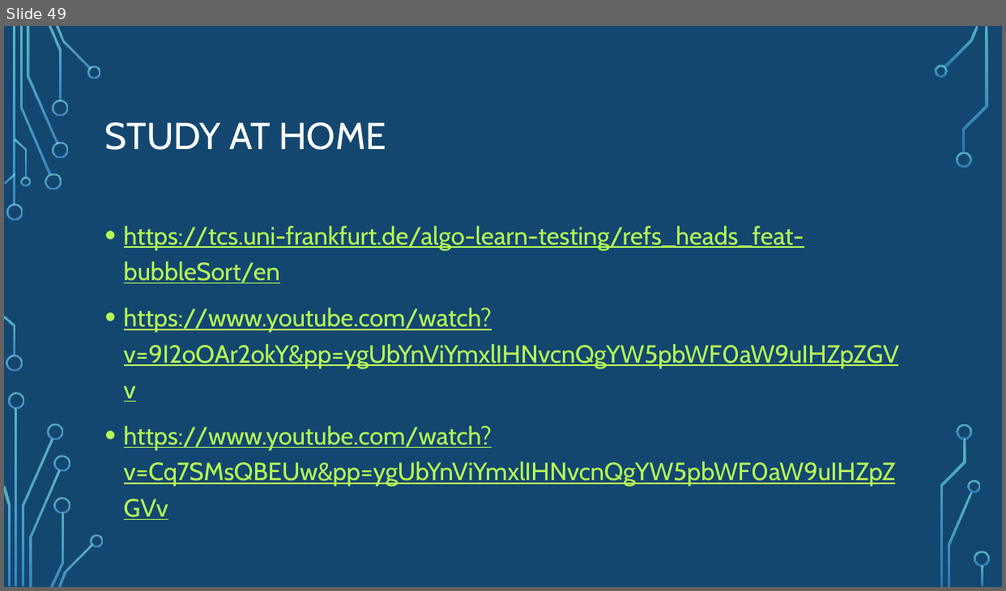
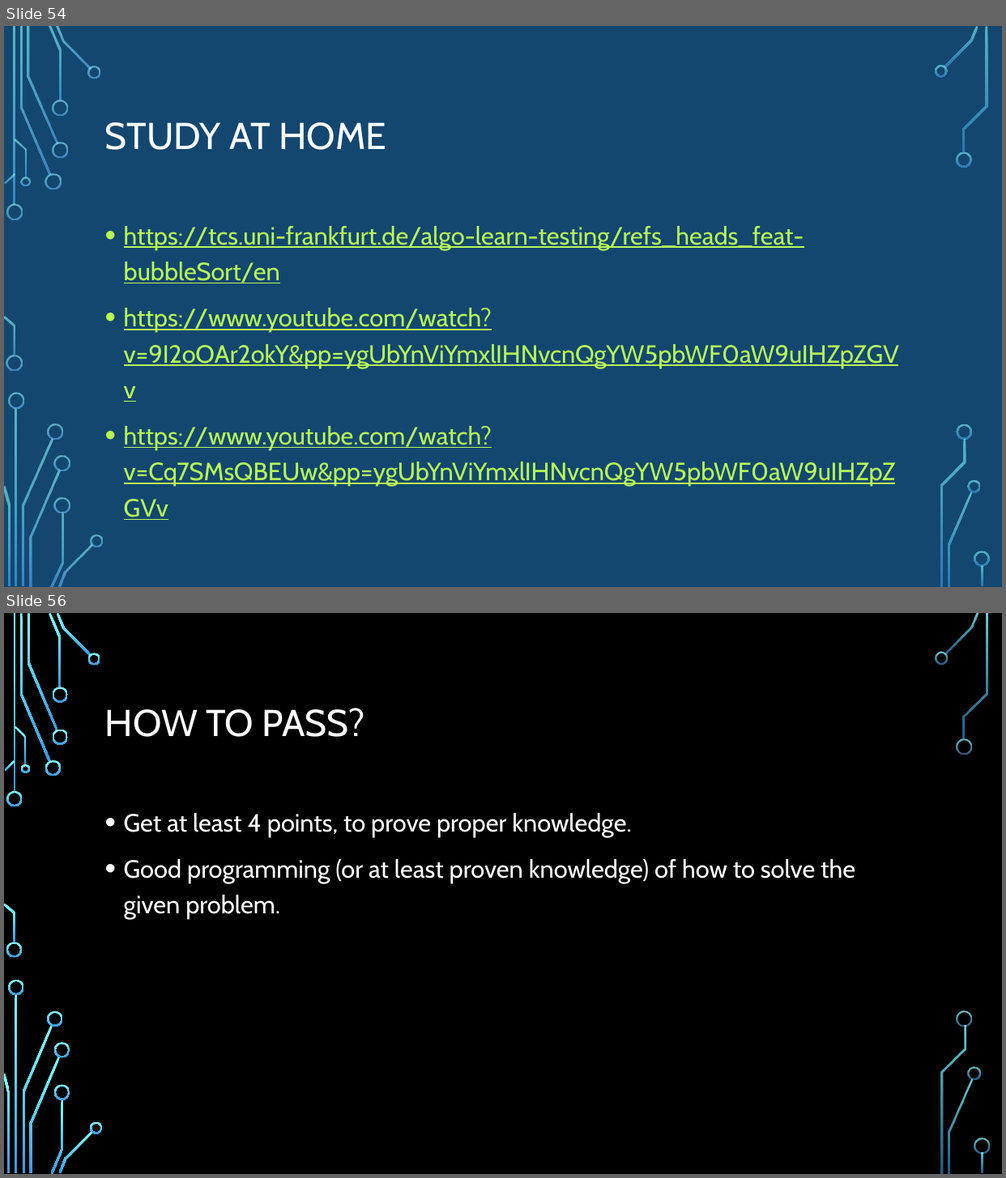
Before and after one commit to Fabianstw/MiniGamesArduino, a slide deck: LearningUnit/Presentation/BubbleSortTheoryWeek1.pptx. Shown one above the other, each under a label of ours: slide 49 before the commit, slides 54 and 56 after it; the slides between them are not shown. The pictures are 1006x591 and 1006x1178 pixels, drawn with LibreOffice and Linux fonts; fonts in the diff are those of the drawing; background and template pictures are left out. Boxes give left, top, right and bottom in pixels: in the first picture for what was removed or moved away, otherwise in the second. Text is boxed around its words. In the diff, an @@ line names an element or a change of style, - is before the commit and + after.

```diff
--- a/LearningUnit/Presentation/BubbleSortTheoryWeek1.pptx
+++ b/LearningUnit/Presentation/BubbleSortTheoryWeek1.pptx
@@ slide 56 added at bbox=[4, 613, 1002, 1174], background picture (left out); not listed: 17 template elements that a slide beside it also shows @@
@@ title added at bbox=[105, 708, 365, 737], 36 pt, text #FFFFFF @@
+HOW TO PASS?
@@ text added at bbox=[124, 813, 855, 919], 24 pt, text #FFFFFF @@
+• Get at least 4 points, to prove proper knowledge.
+• Good programming (or at least proven knowledge) of how to solve the given problem.
@@ group added at bbox=[6, 652, 990, 1173]: 19 freeform shapes @@
@@ what was slide 49 is now slide 54 @@
```
Also in this commit, not shown: 6 other slides added, 2 other files.
